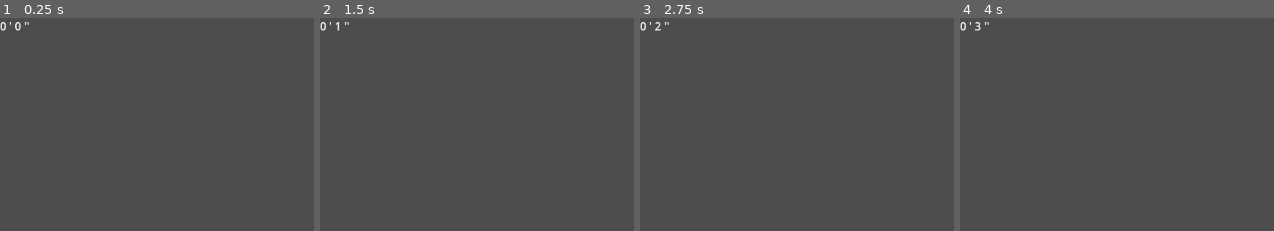
Above: before the commit, frames 1-4 (left to right).
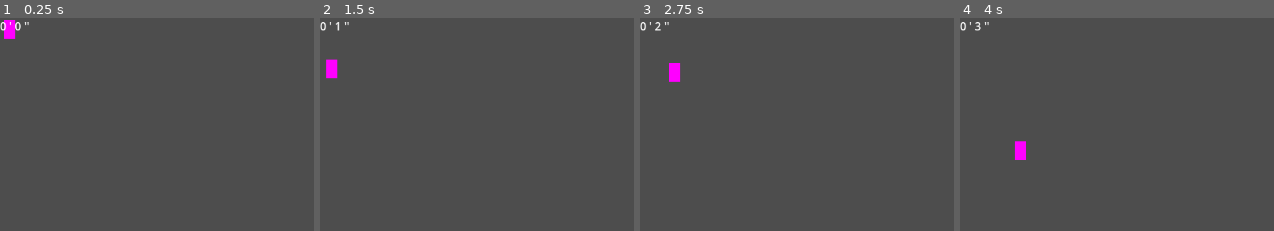
Above: after the commit, the same moments.

Repository: Timjb4235/three-brothers
Game: Godot game, scene res://scenes/main.tscn
The game is run twice, just before and just after one commit, with the same random seed, the same clock (stepped at 60 frames per second) and the same inputs.
Inputs:
- Up to frame 1 (0.25 s): no input
- Up to frame 2 (1.5 s): no input
- Up to frame 3 (2.75 s): no input
- Up to frame 4 (4 s): no input

The runs differ from the first frame. In frame 1, 0.3% of the frame differs, in the area x 1-6%, y 0-10%; in frame 2, 0.4%, in the area x 1-6%, y 19-29%; in frame 3, 0.3%; in frame 4, 0.3%.

Commit message:
Player collision body, placeholder sprite, script created

Diff:
--- /dev/null
+++ b/scenes/player.gd
@@ -0,0 +1,20 @@
+extends CharacterBody2D
+
+# Direction is clockwise from right
+var speed = 100
+var acceleration = -1
+var angle = 45
+var direction_change = 1
+
+
+# Called when the node enters the scene tree for the first time.
+func _ready():
+	velocity = Vector2(speed * cos(deg_to_rad(angle)), speed * sin(deg_to_rad(angle)))
+
+
+# Called every frame. 'delta' is the elapsed time since the previous frame.
+func _process(delta):
+	move_and_collide(velocity * delta)
+	speed += acceleration
+	angle += direction_change
+	velocity = Vector2(speed * cos(deg_to_rad(angle)), speed * sin(deg_to_rad(angle)))
--- a/scenes/player.tscn
+++ b/scenes/player.tscn
@@ -1,3 +1,16 @@
-[gd_scene format=3 uid="uid://buvcruwwghpbq"]
+[gd_scene load_steps=3 format=3 uid="uid://buvcruwwghpbq"]
 
-[node name="Player" type="Node2D"]
+[ext_resource type="Script" path="res://scenes/player.gd" id="1_h2hqr"]
+
+[sub_resource type="PlaceholderTexture2D" id="PlaceholderTexture2D_abtl7"]
+
+[node name="Player" type="CharacterBody2D"]
+script = ExtResource("1_h2hqr")
+
+[node name="CollisionBody" type="CollisionPolygon2D" parent="."]
+polygon = PackedVector2Array(13, 11, -1, -19, -14, 11)
+
+[node name="Sprite" type="Sprite2D" parent="."]
+position = Vector2(2.38419e-07, -1.5)
+scale = Vector2(16, 27)
+texture = SubResource("PlaceholderTexture2D_abtl7")
